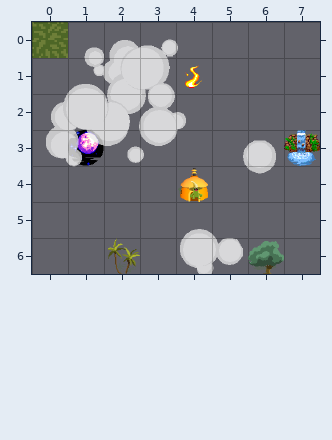
Tiled map, stored at Source/Assets/Levels/Map.tmx. The picture above is the old version.
Cells are 64x64 px. Shown: x 0..7, y 0..6. The old version is drawn lined up with the new one.
Now the later version:
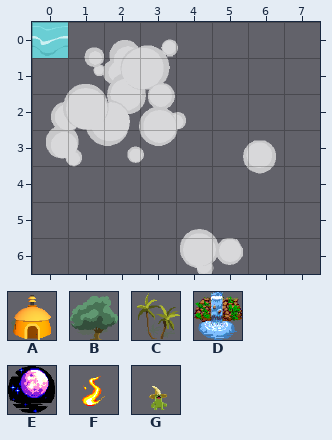
Key: from "map": A 0, B 1, C 2, D 3, E 4, F 5, G 6.
_ is an empty cell, . an unchanged one.
Objects are placed by their top-left corner, in cells (3,4 is the top-left corner of cell 3,4); size is 1x1 cell unless given.
Difference:
map size 9x8 -> 10x8 cells
layer "floor" removed
layer "river" added
--- layer "Capa de Patrones 1" (now hidden)
@@ x 4..4 @@
-1 F
+1 _
@@ x 1..7 @@
-3 E.....D
-4 ...A...
+3 _....._
+4 ..._...
@@ x 2..6 @@
-6 C...B
+6 _..._
--- layer "Index"
-G "MapIndex" at 4,4
